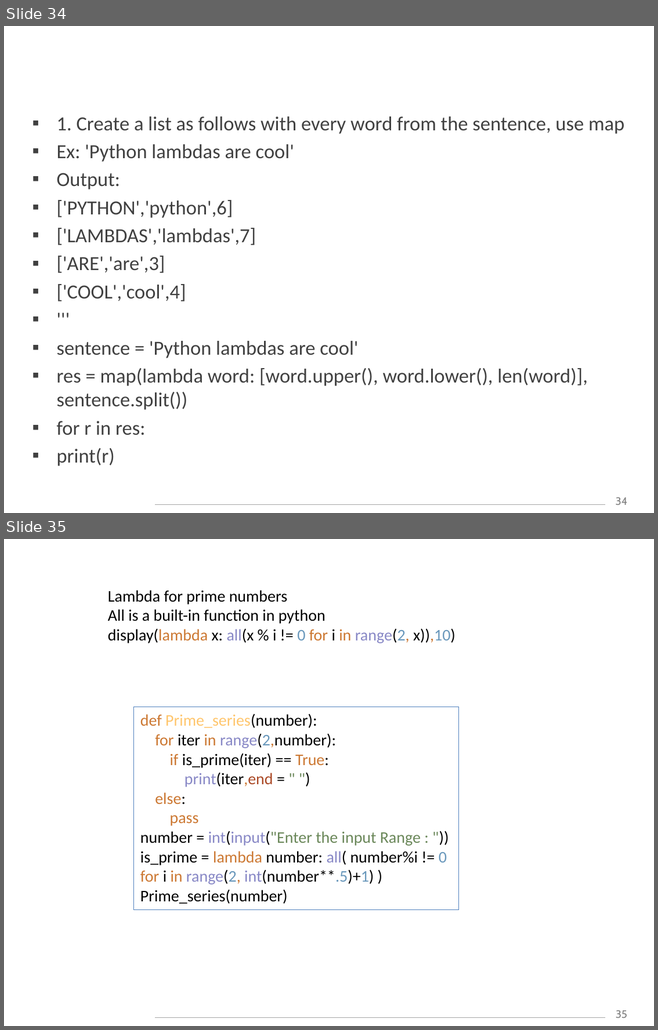
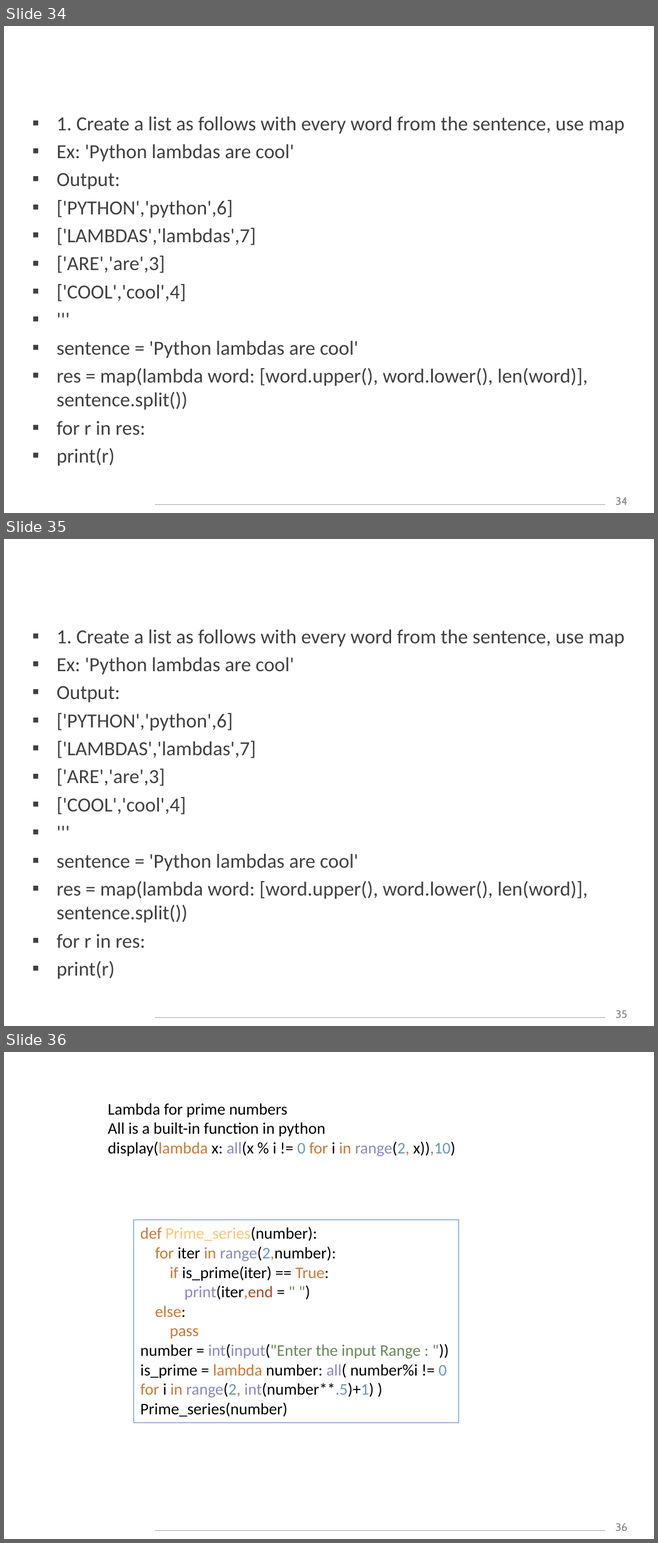
Before and after one commit to shalini06mittal/MichelinPythonWS, a slide deck: Material/ppt/3_Python_Functions.pptx. Shown one above the other, each under a label of ours: slides 34 and 35 before the commit, slides 34, 35 and 36 after it. The pictures are 658x1030 and 658x1543 pixels, drawn with LibreOffice and Linux fonts; fonts in the diff are those of the drawing; background and template pictures are left out. Boxes give left, top, right and bottom in pixels: in the first picture for what was removed or moved away, otherwise in the second. Text is boxed around its words. In the diff, an @@ line names an element or a change of style, - is before the commit and + after.

Commit message:
python custom module

```diff
--- a/Material/ppt/3_Python_Functions.pptx
+++ b/Material/ppt/3_Python_Functions.pptx
@@ slide 35 added at (4,539,654,1026), background picture (left out); not listed: 2 template elements that a slide beside it also shows @@
@@ text added at (57,629,624,979), 22.2 pt, text #404040 @@
+▪ 1. Create a list as follows with every word from the sentence, use map
+▪ Ex: 'Python lambdas are cool'
+▪ Output:
+▪ ['PYTHON','python',6]
+▪ ['LAMBDAS','lambdas',7]
+▪ ['ARE','are',3]
+▪ ['COOL','cool',4]
+▪ '''
+▪ sentence = 'Python lambdas are cool'
+▪ res = map(lambda word: [word.upper(), word.lower(), len(word)], sentence.split())
+▪ for r in res:
+▪ print(r)
@@ what was slide 35 is now slide 36 @@
@@ page number at (615,1524,628,1531): text changed @@
-35
+36
```
Also in this commit, not shown: 9 other files.
